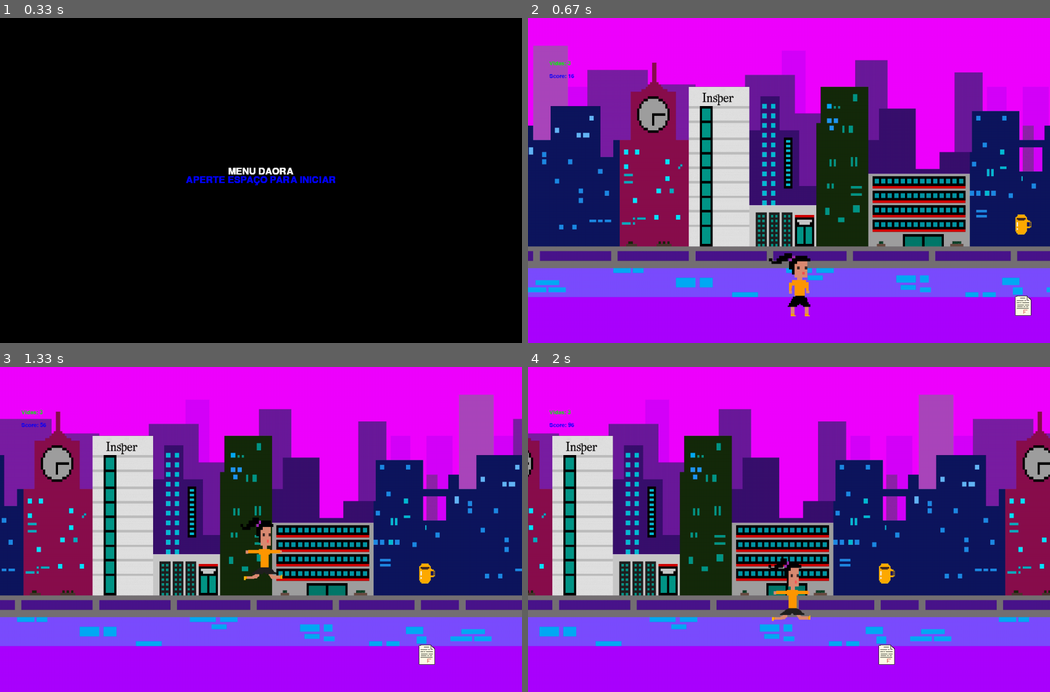
Above: before the commit, frames 1-4 (two rows, left to right).
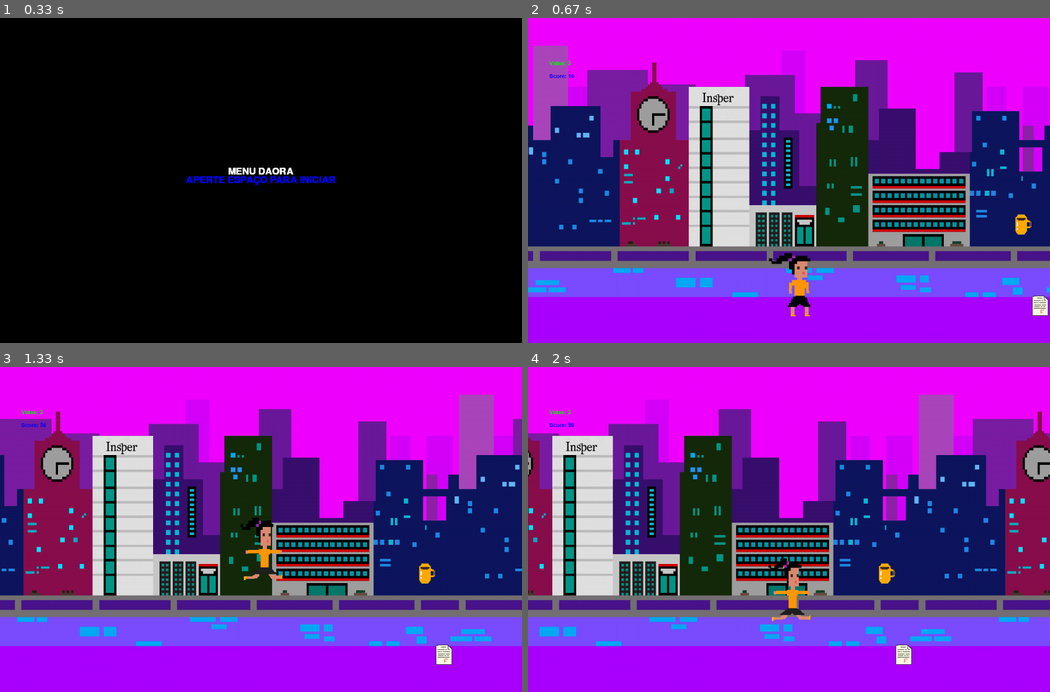
Above: after the commit, the same moments.

Repository: pedrofracassi/insper-dessoft-projeto-final
Game: pygame game, started from main.py
Same seed, same stepped clock (60 frames per second), same inputs: the game is played once before the commit and once after it.
Inputs:
- Up to frame 1 (0.33 s): no input
- Up to frame 2 (0.67 s): tap Space at 0.33 s
- Up to frame 3 (1.33 s): tap Space at 0.67 s
- Up to frame 4 (2 s): tap Space at 1.57, 1.87 s

Frame 1 is identical in both runs. In frame 2, 0.4% of the frame differs, in the area x 93-100%, y 85-92%; in frame 3, 0.4%; in frame 4, 0.4%, in the area x 67-74%, y 85-92%.

Commit message:
bug da prova ok

Diff:
--- a/sprites/Prova.py
+++ b/sprites/Prova.py
@@ -16,7 +16,7 @@
     provinha = pygame.transform.scale(pr, (40, 50))
     self.image = provinha
     self.rect = self.image.get_rect()
-    self.rect.centerx = WIDTH
+    self.rect.centerx = WIDTH + 40
     self.rect.bottom = HEIGHT / (1.09)
     self.chao = HEIGHT / (1.09)
     self.speedx = -4
